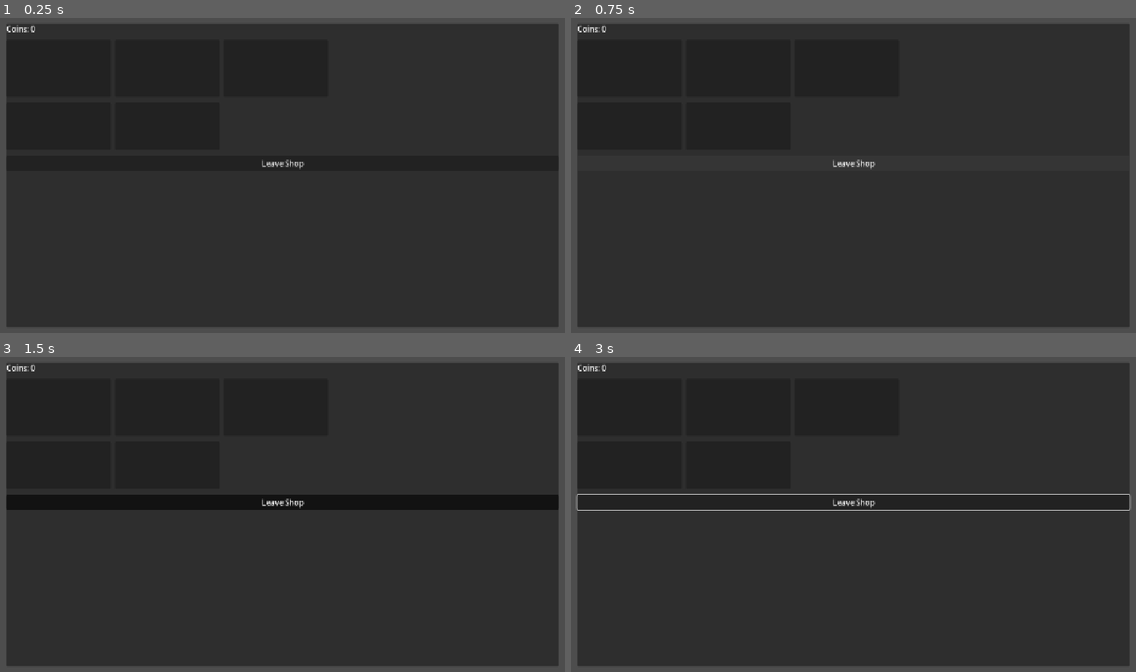
Above: before the commit, frames 1-4 (two rows, left to right).
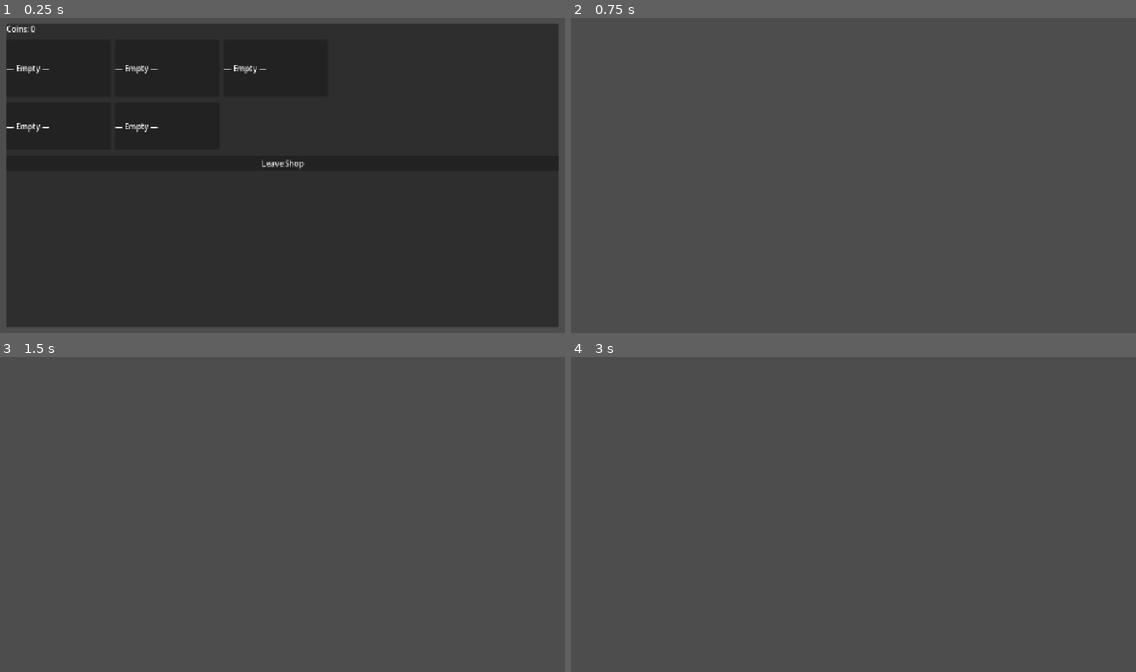
Above: after the commit, the same moments.

Repository: SomeAsianGuy14/tetrouge
Game: Godot game, scene res://scenes/shop/shop.tscn
Two runs of this game, one before a commit and one after it. Both use one fixed random seed, a clock stepped at 60 frames per second and the inputs below. This scene is started directly instead of the project's main scene.
Inputs (mouse positions are in pixels of both pictures, inside the frame that each line leads up to):
- Up to frame 1 (0.25 s): no input
- Up to frame 2 (0.75 s): click "Leave Shop" at 0.5 s
- Up to frame 3 (1.5 s): tap Enter at 1.25 s; move the mouse to (418, 498) at 1.27 s; hold Right (move_right) from 1.28 s (still down); hold Down (soft_drop) from 1.28 s (still down); click (418, 498) at 1.42 s
- Up to frame 4 (3 s): release Right (move_right) at 2 s; release Down (soft_drop) at 2 s; tap Space (hard_drop) at 2 s; drag from (729, 530) to (825, 583) at 2.02 s; tap Enter at 2.75 s; move the mouse to (915, 438) at 2.77 s; hold Right (move_right) from 2.78 s (still down); hold Down (soft_drop) from 2.78 s (still down); tap C (hold_piece) at 2.85 s

The runs differ from the first frame. In frame 1, 0.4% of the frame differs, in the area x 1-48%, y 14-37%; in frame 2, 89%; in frame 3, 94%; in frame 4, 94%, in the area x 0-100%, y 1-99%.
Error before the commit: Cannot call method 'connect' on a null value. (res://scenes/shop/shop.gd:19)

Commit message:
score and hud

Diff:
--- a/game/autoloads/run_state.gd
+++ b/game/autoloads/run_state.gd
@@ -3,13 +3,13 @@
 func _ready() -> void:
 	Settings.apply_saved_bindings()
 
-const TOTAL_ANTES := 5
-const ROUNDS_PER_ANTE := 4
-const ROUND_NAMES := ["Small Blind", "Big Blind", "Elite Blind", "Boss Blind"]
+const TOTAL_STAGES := 5
+const ROUNDS_PER_STAGE := 4
+const ROUND_NAMES := ["Small Round", "Big Round", "Elite Round", "Boss Round"]
 const STARTING_COINS := 8
 
-var ante: int = 1
-var round_index: int = 0  # 0-3 within each ante
+var stage: int = 1
+var round_index: int = 0  # 0-3 within each stage
 
 var keystones: Array = []       # Array[Keystone]
 var techniques: Array = []      # Array[Technique]
@@ -26,10 +26,10 @@
 var sharp_eye_active: bool = false
 
 signal run_started
-signal round_changed(ante: int, round_index: int)
+signal round_changed(stage: int, round_index: int)
 
 func reset() -> void:
-	ante = 1
+	stage = 1
 	round_index = 0
 	keystones.clear()
 	techniques.clear()
@@ -47,14 +47,14 @@
 
 func advance_round() -> void:
 	round_index += 1
-	if round_index >= ROUNDS_PER_ANTE:
+	if round_index >= ROUNDS_PER_STAGE:
 		round_index = 0
-		ante += 1
+		stage += 1
 	second_wind_used_this_round = false
-	emit_signal("round_changed", ante, round_index)
+	emit_signal("round_changed", stage, round_index)
 
 func is_run_complete() -> bool:
-	return ante > TOTAL_ANTES
+	return stage > TOTAL_STAGES
 
 func get_round_name() -> String:
 	return ROUND_NAMES[round_index]
@@ -114,10 +114,10 @@
 		"sharp_eye":
 			sharp_eye_active = true
 
-func calculate_quota(current_ante: int, current_round: int) -> int:
-	return 20 + (current_ante - 1) * 15 + current_round * 8
+func calculate_quota(current_stage: int, current_round: int) -> int:
+	return 20 + (current_stage - 1) * 15 + current_round * 8
 
-func calculate_time_limit(_current_ante: int, boss_modifier_id: String) -> float:
+func calculate_time_limit(_current_stage: int, boss_modifier_id: String) -> float:
 	if boss_modifier_id == "the_enforcer":
 		return 45.0
 	return 60.0
--- a/game/resources/data/boss_modifiers/the_blinder.tres
+++ b/game/resources/data/boss_modifiers/the_blinder.tres
@@ -1,7 +1,7 @@
-[gd_resource type="BossModifier" format=3]
+[gd_resource type="BossModifier" format=3 uid="uid://d18k5uo55x57x"]
 
 [resource]
-id = "the_blinder"
-display_name = "The Blinder"
-description = "Preview is reduced to 1 next piece."
+id = "the_oracle"
+display_name = "The Oracle"
+description = "No Queue displayed"
 preview_override = 1
--- a/game/resources/data/boss_modifiers/the_enforcer.tres
+++ b/game/resources/data/boss_modifiers/the_enforcer.tres
@@ -1,7 +1,7 @@
-[gd_resource type="BossModifier" format=3]
+[gd_resource type="BossModifier" format=3 uid="uid://c5pftyx38m7bt"]
 
 [resource]
 id = "the_enforcer"
 display_name = "The Enforcer"
-description = "Time limit reduced to 45 seconds. Quota unchanged."
+description = "Time limit reduced by 25%. Quota unchanged."
 time_limit_override = 45.0
--- a/game/resources/data/boss_modifiers/the_purge.tres
+++ b/game/resources/data/boss_modifiers/the_purge.tres
@@ -1,7 +1,7 @@
-[gd_resource type="BossModifier" format=3]
+[gd_resource type="BossModifier" format=3 uid="uid://dgya7o33rjngo"]
 
 [resource]
-id = "the_purge"
-display_name = "The Purge"
+id = "the_aristocrat"
+display_name = "The Aristocrat"
 description = "Only Triples, Tetrises, and T-spins count toward the quota."
 quota_whitelist = ["triple", "tetris", "tspin_single", "tspin_double", "tspin_triple", "perfect_clear"]
--- a/game/resources/data/boss_modifiers/the_silencer.tres
+++ b/game/resources/data/boss_modifiers/the_silencer.tres
@@ -1,7 +1,7 @@
-[gd_resource type="BossModifier" format=3]
+[gd_resource type="BossModifier" format=3 uid="uid://cmq76jge48sw3"]
 
 [resource]
-id = "the_silencer"
-display_name = "The Silencer"
-description = "Back-to-back chains are disabled. Every clear starts fresh."
+id = "the_silent"
+display_name = "The Silent"
+description = "Back-to-back chains are disabled."
 disable_b2b = true
--- a/game/resources/data/boss_modifiers/the_tide.tres
+++ b/game/resources/data/boss_modifiers/the_tide.tres
@@ -1,7 +1,7 @@
-[gd_resource type="BossModifier" format=3]
+[gd_resource type="BossModifier" format=3 uid="uid://c8r24gm2344en"]
 
 [resource]
 id = "the_tide"
 display_name = "The Tide"
-description = "A garbage line appears at the bottom every 20 seconds."
+description = "A permanent garbage line appears at the bottom every 10 seconds."
 garbage_interval = 20.0
--- a/game/scenes/debug/debug_overlay.gd
+++ b/game/scenes/debug/debug_overlay.gd
@@ -35,7 +35,7 @@
 func _refresh_labels() -> void:
 	if not visible:
 		return
-	lbl_round.text = "Ante %d — %s" % [RunState.ante, RunState.get_round_name()]
+	lbl_round.text = "Stage %d — %s" % [RunState.stage, RunState.get_round_name()]
 	lbl_coins.text = "Coins: %d" % Economy.coins
 
 	if run_manager:
--- a/game/scenes/debug/dev_console.gd
+++ b/game/scenes/debug/dev_console.gd
@@ -53,8 +53,8 @@
 			_cmd_help()
 		"skip_round":
 			_cmd_skip_round()
-		"set_ante":
-			_cmd_set_ante(args)
+		"set_stage":
+			_cmd_set_stage(args)
 		"add_coins":
 			_cmd_add_coins(args)
 		"give_keystone":
@@ -74,7 +74,7 @@
 	_log("Available commands:")
 	_log("  help                  — show this list")
 	_log("  skip_round            — end current round as success")
-	_log("  set_ante <n>          — set current ante (1-5)")
+	_log("  set_stage <n>         — set current stage (1-5)")
 	_log("  add_coins <n>         — add n coins to balance")
 	_log("  give_keystone <id>    — activate a keystone by id")
 	_log("  give_technique <id>   — activate a technique by id")
@@ -89,13 +89,13 @@
 	else:
 		_log("Error: no active run.")
 
-func _cmd_set_ante(args: PackedStringArray) -> void:
+func _cmd_set_stage(args: PackedStringArray) -> void:
 	if args.is_empty() or not args[0].is_valid_int():
-		_log("Usage: set_ante <1-5>")
+		_log("Usage: set_stage <1-5>")
 		return
 	var n: int = clampi(int(args[0]), 1, 5)
-	RunState.ante = n
-	_log("Ante set to %d." % n)
+	RunState.stage = n
+	_log("Stage set to %d." % n)
 
 func _cmd_add_coins(args: PackedStringArray) -> void:
 	if args.is_empty() or not args[0].is_valid_int():
--- a/game/scenes/game/hud.gd
+++ b/game/scenes/game/hud.gd
@@ -9,29 +9,54 @@
 @onready var modifier_label: Label = $TopBar/ModifierLabel
 @onready var keystone_icons: HBoxContainer = $SidePanel/KeystoneIcons
 
+@onready var score_label: Label = $InfoPanel/ScoreLabel
+@onready var timer_big_label: Label = $InfoPanel/TimerBigLabel
+@onready var round_big_label: Label = $InfoPanel/RoundBigLabel
+@onready var modifier_big_label: Label = $InfoPanel/ModifierBigLabel
+
+func _ready() -> void:
+	Economy.connect("coins_changed", _on_coins_changed)
+
 func setup(config: RoundConfig) -> void:
 	quota_bar.max_value = config.quota
 	quota_bar.value = 0
-	round_label.text = "Ante %d — %s" % [RunState.ante, RunState.get_round_name()]
+
+	var round_text := "Stage %d — %s" % [RunState.stage, RunState.get_round_name()]
+	round_label.text = round_text
+	round_big_label.text = round_text
+
+	score_label.text = "0 / %d" % config.quota
+
+	var total_secs := int(config.time_limit)
+	timer_big_label.text = "%d:%02d" % [total_secs / 60, total_secs % 60]
+	timer_big_label.modulate = Color.WHITE
+	timer_label.modulate = Color.WHITE
+
 	if config.boss_modifier:
 		modifier_label.text = config.boss_modifier.display_name
 		modifier_label.visible = true
+		modifier_big_label.text = config.boss_modifier.display_name
+		modifier_big_label.visible = true
 	else:
 		modifier_label.visible = false
+		modifier_big_label.visible = false
+
+	coin_label.text = "Coins: %d" % Economy.coins
 	_refresh_keystone_icons()
-	Economy.connect("coins_changed", _on_coins_changed)
 
 func update_quota(accumulated: float, quota: int) -> void:
 	quota_bar.value = minf(accumulated, quota)
 	quota_label.text = "%d / %d" % [int(accumulated), quota]
+	score_label.text = "%d / %d" % [int(accumulated), quota]
 
 func update_timer(time_remaining: float) -> void:
 	var secs := maxf(0.0, time_remaining)
-	timer_label.text = "%d:%02d" % [int(secs) / 60, int(secs) % 60]
-	if secs <= 10.0:
-		timer_label.modulate = Color.RED
-	else:
-		timer_label.modulate = Color.WHITE
+	var formatted := "%d:%02d" % [int(secs) / 60, int(secs) % 60]
+	timer_label.text = formatted
+	timer_big_label.text = formatted
+	var color := Color.RED if secs <= 10.0 else Color.WHITE
+	timer_label.modulate = color
+	timer_big_label.modulate = color
 
 func _on_coins_changed(amount: int) -> void:
 	coin_label.text = "Coins: %d" % amount
@@ -41,6 +66,6 @@
 		child.queue_free()
 	for keystone in RunState.keystones:
 		var lbl := Label.new()
-		lbl.text = keystone.display_name[0]  # first letter as placeholder icon
+		lbl.text = keystone.display_name[0]
 		lbl.tooltip_text = keystone.display_name
 		keystone_icons.add_child(lbl)
--- a/game/scenes/game/run_manager.gd
+++ b/game/scenes/game/run_manager.gd
@@ -83,6 +83,7 @@
 
 func start_round() -> void:
 	current_config = _build_round_config()
+	hud.setup(current_config)
 	quota_accumulated = 0.0
 	technique_income_this_round = 0
 	surplus_attack = 0
@@ -128,7 +129,7 @@
 
 func _build_round_config() -> RoundConfig:
 	var cfg := RoundConfig.new()
-	cfg.quota = RunState.calculate_quota(RunState.ante, RunState.round_index)
+	cfg.quota = RunState.calculate_quota(RunState.stage, RunState.round_index)
 
 	# Apply keystones
 	for keystone in RunState.keystones:
@@ -141,7 +142,7 @@
 			cfg.boss_modifier = modifier
 			modifier.apply_to_config(cfg)
 
-	cfg.time_limit = RunState.calculate_time_limit(RunState.ante, cfg.boss_modifier.id if cfg.boss_modifier else "")
+	cfg.time_limit = RunState.calculate_time_limit(RunState.stage, cfg.boss_modifier.id if cfg.boss_modifier else "")
 	return cfg
 
 func _select_boss_modifier() -> BossModifier:
@@ -162,7 +163,11 @@
 		var f := dir.get_next()
 		while f != "":
 			if f.ends_with(".tres"):
-				result.append(load("res://resources/data/boss_modifiers/" + f))
+				var res := load("res://resources/data/boss_modifiers/" + f)
+				if res != null:
+					result.append(res)
+				else:
+					push_warning("RunManager: failed to load boss modifier: " + f)
 			f = dir.get_next()
 	return result
 
@@ -349,7 +354,7 @@
 	var scene: PackedScene = load(SCENE_RUN_FAILURE)
 	var screen = scene.instantiate()
 	add_child(screen)
-	screen.setup(RunState.ante, RunState.round_index)
+	screen.setup(RunState.stage, RunState.round_index)
 
 func _show_victory() -> void:
 	var scene: PackedScene = load(SCENE_RUN_VICTORY)
--- a/game/scenes/game/run_manager.tscn
+++ b/game/scenes/game/run_manager.tscn
@@ -21,7 +21,7 @@
 offset_bottom = 48.0
 
 [node name="RoundLabel" type="Label" parent="HUD/TopBar"]
-text = "Ante 1 — Small Blind"
+text = "Stage 1 — Small Round"
 
 [node name="QuotaBar" type="ProgressBar" parent="HUD/TopBar"]
 custom_minimum_size = Vector2(200, 0)
@@ -39,6 +39,42 @@
 text = ""
 visible = false
 
+[node name="InfoPanel" type="VBoxContainer" parent="HUD"]
+layout_mode = 1
+offset_left = 16.0
+offset_top = 56.0
+offset_right = 160.0
+offset_bottom = 400.0
+theme_override_constants/separation = 2
+
+[node name="ScoreHeaderLabel" type="Label" parent="HUD/InfoPanel"]
+text = "SCORE"
+theme_override_font_sizes/font_size = 12
+
+[node name="ScoreLabel" type="Label" parent="HUD/InfoPanel"]
+text = "0 / 0"
+theme_override_font_sizes/font_size = 28
+
+[node name="TimerHeaderLabel" type="Label" parent="HUD/InfoPanel"]
+text = "TIME"
+theme_override_font_sizes/font_size = 12
+
+[node name="TimerBigLabel" type="Label" parent="HUD/InfoPanel"]
+text = "1:00"
+theme_override_font_sizes/font_size = 36
+
+[node name="RoundBigLabel" type="Label" parent="HUD/InfoPanel"]
+text = "Stage 1 — Small Round"
+autowrap_mode = 3
+theme_override_font_sizes/font_size = 11
+
+[node name="ModifierBigLabel" type="Label" parent="HUD/InfoPanel"]
+text = ""
+autowrap_mode = 3
+modulate = Color(1, 0.6, 0.2, 1)
+theme_override_font_sizes/font_size = 11
+visible = false
+
 [node name="SidePanel" type="VBoxContainer" parent="HUD"]
 layout_mode = 1
 anchor_left = 1.0
--- a/game/scenes/main_menu/main_menu.tscn
+++ b/game/scenes/main_menu/main_menu.tscn
@@ -1,15 +1,17 @@
-[gd_scene load_steps=2 format=3]
+[gd_scene format=3 uid="uid://b45wl0afj4wt3"]
 
-[ext_resource type="Script" path="res://scenes/main_menu/main_menu.gd" id="1"]
+[ext_resource type="Script" uid="uid://xtu8mmgc0hmm" path="res://scenes/main_menu/main_menu.gd" id="1"]
 
-[node name="MainMenu" type="Control"]
+[node name="MainMenu" type="Control" unique_id=1783299635]
 layout_mode = 3
 anchors_preset = 15
 anchor_right = 1.0
 anchor_bottom = 1.0
+grow_horizontal = 2
+grow_vertical = 2
 script = ExtResource("1")
 
-[node name="Panel" type="PanelContainer" parent="."]
+[node name="Panel" type="PanelContainer" parent="." unique_id=1455220498]
 layout_mode = 1
 anchors_preset = 8
 anchor_left = 0.5
@@ -20,19 +22,26 @@
 offset_top = -120.0
 offset_right = 150.0
 offset_bottom = 120.0
+grow_horizontal = 2
+grow_vertical = 2
 
-[node name="VBox" type="VBoxContainer" parent="Panel"]
+[node name="VBox" type="VBoxContainer" parent="Panel" unique_id=1326667976]
+layout_mode = 2
 theme_override_constants/separation = 16
 
-[node name="TitleLabel" type="Label" parent="Panel/VBox"]
+[node name="TitleLabel" type="Label" parent="Panel/VBox" unique_id=190555165]
+layout_mode = 2
 text = "Tetris Roguelike"
 horizontal_alignment = 1
 
-[node name="NewRunButton" type="Button" parent="Panel/VBox"]
+[node name="NewRunButton" type="Button" parent="Panel/VBox" unique_id=1429317563]
+layout_mode = 2
 text = "New Run"
 
-[node name="SettingsButton" type="Button" parent="Panel/VBox"]
+[node name="SettingsButton" type="Button" parent="Panel/VBox" unique_id=306990449]
+layout_mode = 2
 text = "Settings"
 
-[node name="QuitButton" type="Button" parent="Panel/VBox"]
+[node name="QuitButton" type="Button" parent="Panel/VBox" unique_id=3697170]
+layout_mode = 2
 text = "Quit"
--- a/game/scenes/screens/run_failure.gd
+++ b/game/scenes/screens/run_failure.gd
@@ -6,7 +6,7 @@
 @onready var menu_button: Button = $Panel/VBox/MenuButton
 
 func setup(ante: int, round_index: int) -> void:
-	message_label.text = "Run ended at Ante %d — %s\n\nQuota not met in time." % [ante, RunState.ROUND_NAMES[round_index]]
+	message_label.text = "Run ended at Stage %d — %s\n\nQuota not met in time." % [ante, RunState.ROUND_NAMES[round_index]]
 	restart_button.connect("pressed", _on_restart)
 	menu_button.connect("pressed", _on_menu)
 
--- a/game/scenes/shop/shop.gd
+++ b/game/scenes/shop/shop.gd
@@ -6,9 +6,9 @@
 @onready var technique_slots: HBoxContainer = $Panel/VBox/TechniqueSlots
 @onready var consumable_slot: Control = $Panel/VBox/BottomRow/ConsumableSlot
 @onready var voucher_slot: Control = $Panel/VBox/BottomRow/VoucherSlot
-@onready var coin_label: Label = $Panel/Header/CoinLabel
-@onready var interest_label: Label = $Panel/Header/InterestLabel
-@onready var exit_button: Button = $Panel/Footer/ExitButton
+@onready var coin_label: Label = $Panel/VBox/Header/CoinLabel
+@onready var interest_label: Label = $Panel/VBox/Header/InterestLabel
+@onready var exit_button: Button = $Panel/VBox/Footer/ExitButton
 
 var _all_techniques: Array = []
 var _all_consumables: Array = []
@@ -36,7 +36,11 @@
 		var f := dir.get_next()
 		while f != "":
 			if f.ends_with(".tres"):
-				result.append(load(path + f))
+				var res := load(path + f)
+				if res != null:
+					result.append(res)
+				else:
+					push_warning("Shop: failed to load resource: " + path + f)
 			f = dir.get_next()
 	return result
 
@@ -57,8 +61,8 @@
 		_populate_slot(slot, item)
 
 func _populate_voucher_slot() -> void:
-	var ante_chance := RunState.ante * 0.15  # 15% per ante
-	if randf() > ante_chance:
+	var stage_chance := RunState.stage * 0.15  # 15% per stage
+	if randf() > stage_chance:
 		_populate_slot(voucher_slot, null)
 		return
 	var available := _all_vouchers.filter(func(v): return not RunState.has_voucher(v.id))
